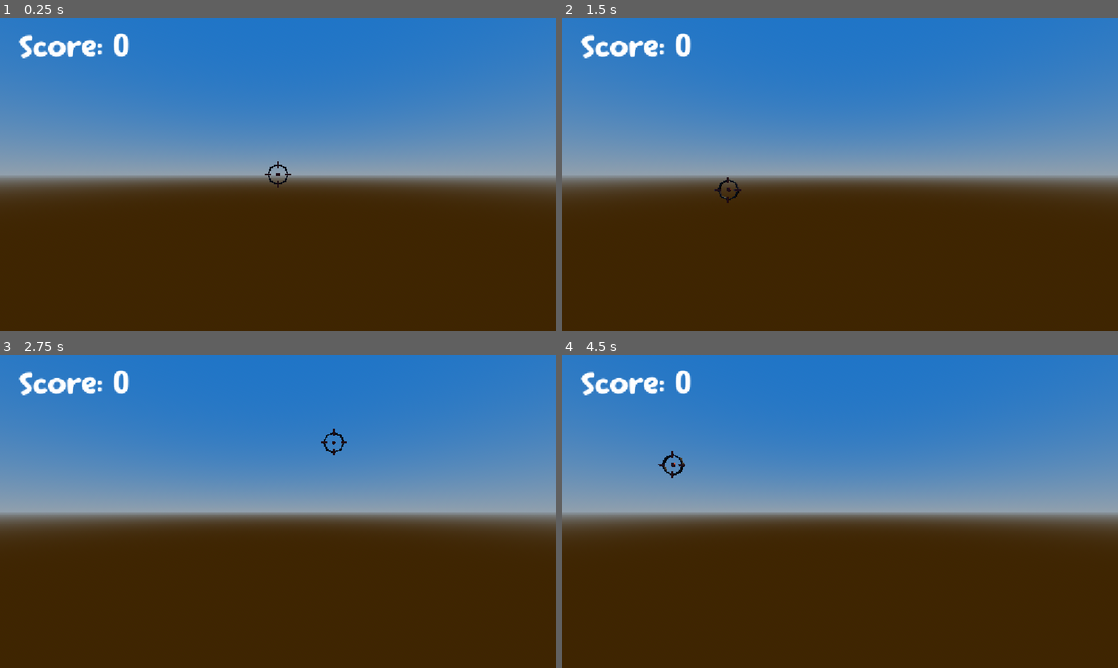
Above: before the commit, frames 1-4 (two rows, left to right).
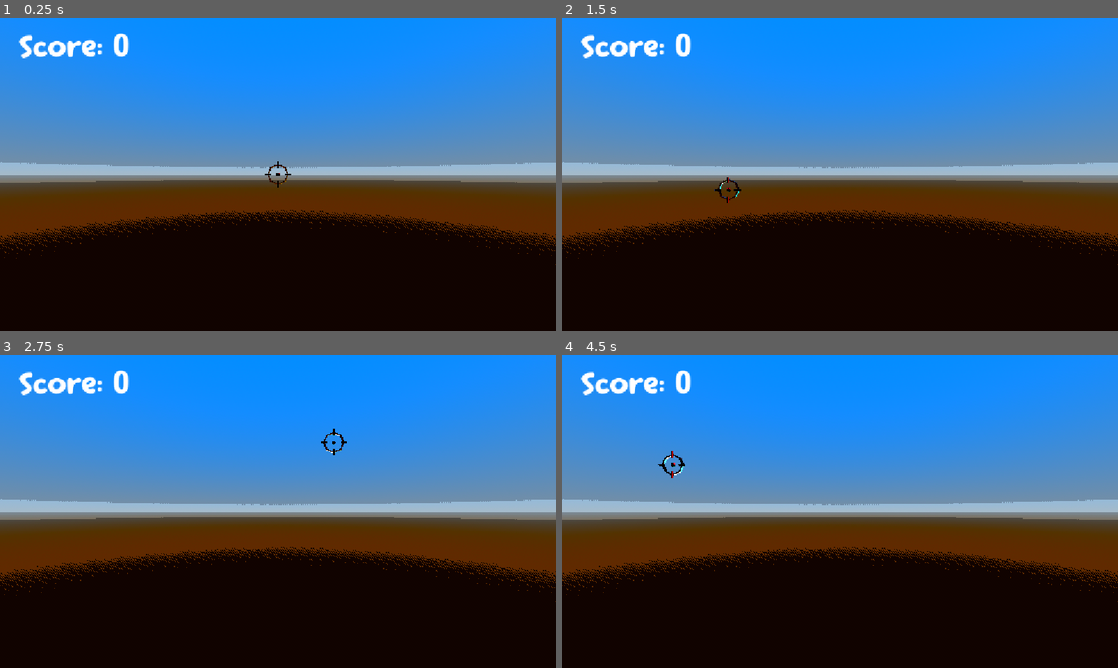
Above: after the commit, the same moments.

Repository: ashermemon/haven
Game: Godot game, scene res://game.tscn
Two runs of this game, one before a commit and one after it. Both use one fixed random seed, a clock stepped at 60 frames per second and the inputs below.
Inputs (mouse positions are in pixels of both pictures, inside the frame that each line leads up to):
- Up to frame 1 (0.25 s): no input
- Up to frame 2 (1.5 s): tap Enter at 0.5 s; move the mouse to (962, 158) at 0.52 s; press the mouse at (962, 158) at 0.53 s; tap Space at 1.25 s; move the mouse to (728, 190) at 1.27 s; release the mouse at (728, 190) at 1.28 s; click (728, 190) at 1.35 s
- Up to frame 3 (2.75 s): tap Enter at 2 s; move the mouse to (333, 442) at 2.02 s; press the mouse at (333, 442) at 2.03 s
- Up to frame 4 (4.5 s): tap Space at 2.75, 4.25 s; move the mouse to (812, 574) at 2.77 s; release the mouse at (812, 574) at 2.78 s; click (812, 574) at 2.85 s; tap Enter at 3.5 s; move the mouse to (1006, 558) at 3.52 s; press the mouse at (1006, 558) at 3.53 s; move the mouse to (673, 464) at 4.27 s; release the mouse at (673, 464) at 4.28 s; click (673, 464) at 4.35 s

The runs differ from the first frame. In frame 1, 77% of the frame differs, in the area x 0-100%, y 0-100%; in frame 2, 77%; in frame 3, 77%; in frame 4, 77%.

Commit message:
Toon Shader

Diff:
--- /dev/null
+++ b/haven/game.gdshader
@@ -0,0 +1,46 @@
+
+shader_type spatial;
+render_mode unshaded, fog_disabled, depth_draw_never, depth_test_disabled, cull_disabled;
+
+uniform sampler2D screen_texture : hint_screen_texture, filter_linear;
+
+uniform float saturation : hint_range(0.5, 2.0) = 1.25;
+uniform float contrast : hint_range(0.5, 2.0) = 1.08;
+uniform float brightness : hint_range(0.5, 2.0) = 1.08;
+
+uniform float color_levels : hint_range(2.0, 16.0) = 6.0;
+uniform float toon_strength : hint_range(0.0, 1.0) = 0.30;
+
+uniform vec3 shadow_tint : source_color = vec3(0.94, 0.95, 1.0);
+uniform vec3 highlight_tint : source_color = vec3(1.0, 1.0, 0.92);
+uniform float tint_strength : hint_range(0.0, 1.0) = 0.10;
+
+float luminance(vec3 c) {
+    return dot(c, vec3(0.299, 0.587, 0.114));
+}
+
+void fragment() {
+    vec2 uv = SCREEN_UV;
+
+    vec3 col = texture(screen_texture, uv).rgb;
+
+    float lum = luminance(col);
+    col = mix(vec3(lum), col, saturation);
+
+    col = (col - 0.5) * contrast + 0.5;
+    col *= brightness;
+
+    float original_lum = luminance(col);
+    float quantized = floor(original_lum * (color_levels - 1.0) + 0.5)
+        / (color_levels - 1.0);
+
+    float toon_lum = mix(original_lum, quantized, toon_strength);
+
+    col *= toon_lum / max(original_lum, 0.001);
+
+    float light_mask = smoothstep(0.15, 0.85, toon_lum);
+    vec3 tint = mix(shadow_tint, highlight_tint, light_mask);
+    col = mix(col, col * tint, tint_strength);
+
+    ALBEDO = clamp(col, vec3(0.0), vec3(1.0));
+}
--- a/haven/game.tscn
+++ b/haven/game.tscn
@@ -6,7 +6,25 @@
 [ext_resource type="Script" uid="uid://cl1amh4jlsrij" path="res://camera.gd" id="3_fc0e3"]
 [ext_resource type="PackedScene" uid="uid://bywk1p2nshxrp" path="res://assets/models/Crosshair.glb" id="3_feb5d"]
 [ext_resource type="Script" uid="uid://fcjltld84i7d" path="res://Crosshair.gd" id="5_7jktm"]
+[ext_resource type="Shader" uid="uid://djr7ij7616hgr" path="res://game.gdshader" id="5_j5wjh"]
 [ext_resource type="PackedScene" uid="uid://cki312tkj55jj" path="res://hud.tscn" id="7_eow3j"]
+
+[sub_resource type="ShaderMaterial" id="ShaderMaterial_uuvgp"]
+render_priority = 0
+shader = ExtResource("5_j5wjh")
+shader_parameter/saturation = 1.15
+shader_parameter/contrast = 1.12
+shader_parameter/brightness = 1.05
+shader_parameter/color_levels = 5.0
+shader_parameter/toon_strength = 0.65
+shader_parameter/shadow_tint = Color(0.75, 0.83, 1, 1)
+shader_parameter/highlight_tint = Color(1, 0.98, 0.85, 1)
+shader_parameter/tint_strength = 0.2
+
+[sub_resource type="QuadMesh" id="QuadMesh_uuvgp"]
+material = SubResource("ShaderMaterial_uuvgp")
+flip_faces = true
+size = Vector2(2, 2)
 
 [sub_resource type="ProceduralSkyMaterial" id="ProceduralSkyMaterial_e2o6t"]
 sky_top_color = Color(0.120128445, 0.45329928, 0.78299356, 1)
@@ -20,17 +38,33 @@
 [sub_resource type="Environment" id="Environment_fc0e3"]
 background_mode = 2
 sky = SubResource("Sky_feb5d")
+ambient_light_source = 3
+ambient_light_color = Color(1, 1, 1, 1)
+ambient_light_energy = 0.7
 
 [node name="GameManager" type="Node3D" unique_id=220923442]
 script = ExtResource("1_eow3j")
+
+[node name="Camera3D" type="Camera3D" parent="." unique_id=1466842648 node_paths=PackedStringArray("crosshair")]
+transform = Transform3D(1, 0, 0, 0, 1, 0, 0, 0, 1, 0, 0, 5.4640007)
+script = ExtResource("3_fc0e3")
+crosshair = NodePath("../Crosshair")
+
+[node name="MeshInstance3D" type="MeshInstance3D" parent="Camera3D" unique_id=902763051]
+transform = Transform3D(1, 0, 0, 0, 1, 0, 0, 0, 1, 0, 0, -0.5)
+extra_cull_margin = 16384.0
+mesh = SubResource("QuadMesh_uuvgp")
 
 [node name="WorldEnvironment" type="WorldEnvironment" parent="." unique_id=1821137143]
 environment = SubResource("Environment_fc0e3")
 
 [node name="DirectionalLight3D" type="DirectionalLight3D" parent="." unique_id=835676724]
-transform = Transform3D(-0.8660254, -0.43301278, 0.25, 0, 0.49999997, 0.86602545, -0.50000006, 0.75, -0.43301266, 0, 0, 0)
-light_color = Color(0.9882353, 0.6431373, 0.050980393, 1)
-light_energy = 1.5
+transform = Transform3D(0.8535534, 0.123173475, 0.5062361, -0.50000006, -0.079459414, 0.8623724, 0.14644663, -0.9891989, -0.006236114, 4, 8.355128, -0.027923107)
+light_color = Color(1, 0.94509804, 0.8392157, 1)
+light_energy = 1.6
+light_indirect_energy = 1.2
+light_volumetric_fog_energy = 2.0
+light_specular = 0.3
 shadow_enabled = true
 
 [node name="Spawner" type="Node3D" parent="." unique_id=923238417]
@@ -38,11 +72,6 @@
 duck_scene = ExtResource("2_e2o6t")
 duck_accel = 0.005
 
-[node name="Camera3D" type="Camera3D" parent="." unique_id=1466842648 node_paths=PackedStringArray("crosshair")]
-transform = Transform3D(1, 0, 0, 0, 1, 0, 0, 0, 1, 0, 0, 5.4640007)
-script = ExtResource("3_fc0e3")
-crosshair = NodePath("../Crosshair")
-
 [node name="Crosshair" parent="." unique_id=145224318 instance=ExtResource("3_feb5d")]
 transform = Transform3D(3.8636622e-10, 0, -0.032400005, 0, 0.032400005, 0, 0.032400005, 0, 3.8636622e-10, 0, 0, 3.9)
 script = ExtResource("5_7jktm")
--- a/haven/rubberduck.gd
+++ b/haven/rubberduck.gd
@@ -1,7 +1,6 @@
 extends RigidBody3D
 
 var duck_value = 5
-@onready var camera = $Camera3D
 @onready var hud = get_tree().current_scene.get_node("HUD")
 
 var abletohit:= true
Binary file changed: haven/assets/models/RubberDuck.glb
Not shown, added: haven/game.gdshader.uid
